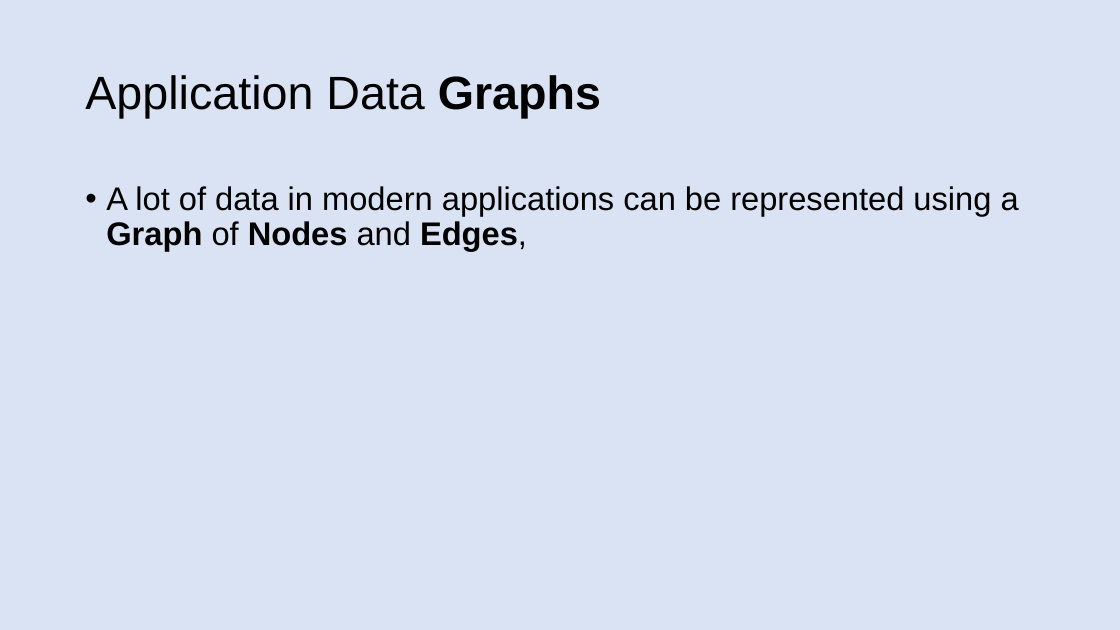
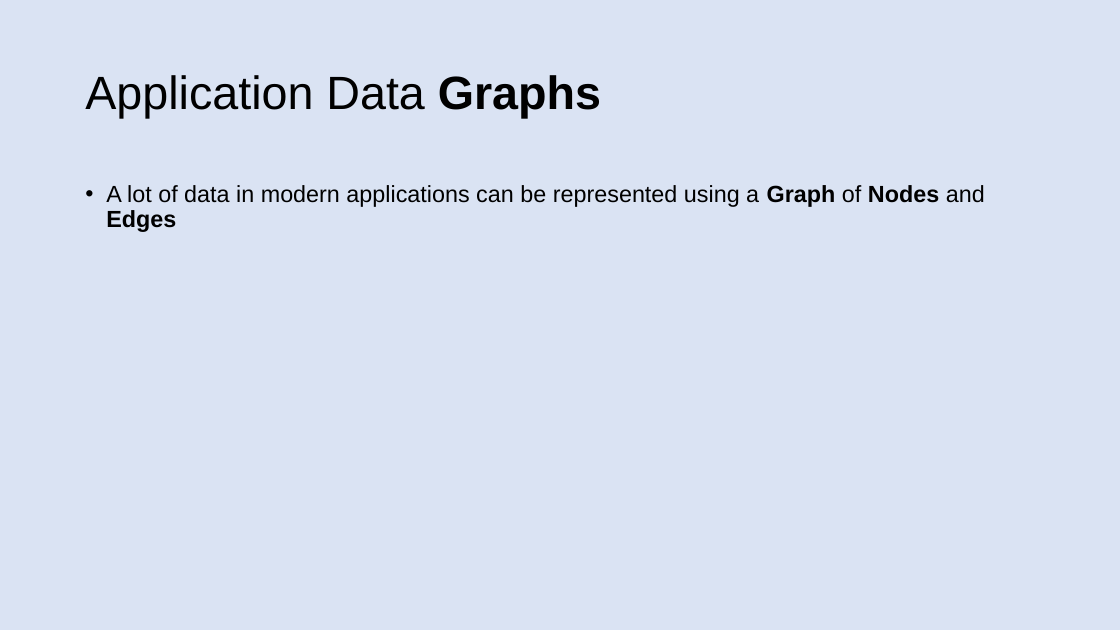
Before and after one commit to patelg123/graphql-presentation, a slide deck: slide 5 of current.pptx. Drawn at 1120x630 pixels with LibreOffice and Linux fonts; fonts in the diff are those of the drawing. Boxes give left, top, right and bottom in pixels: in the first picture for what was removed or moved away, otherwise in the second. Text is boxed around its words. In the diff, an @@ line names an element or a change of style, - is before the commit and + after.

```diff
--- a/current.pptx
+++ b/current.pptx
@@ text at (106, 185, 985, 232): text changed; size 28 to 20 pt @@
-• A lot of data in modern applications can be represented using a Graph of Nodes and Edges,
+• A lot of data in modern applications can be represented using a Graph of Nodes and Edges
```
Also in this commit, not shown: 12 other slides changed, 3 slides added, 3 slides removed.
